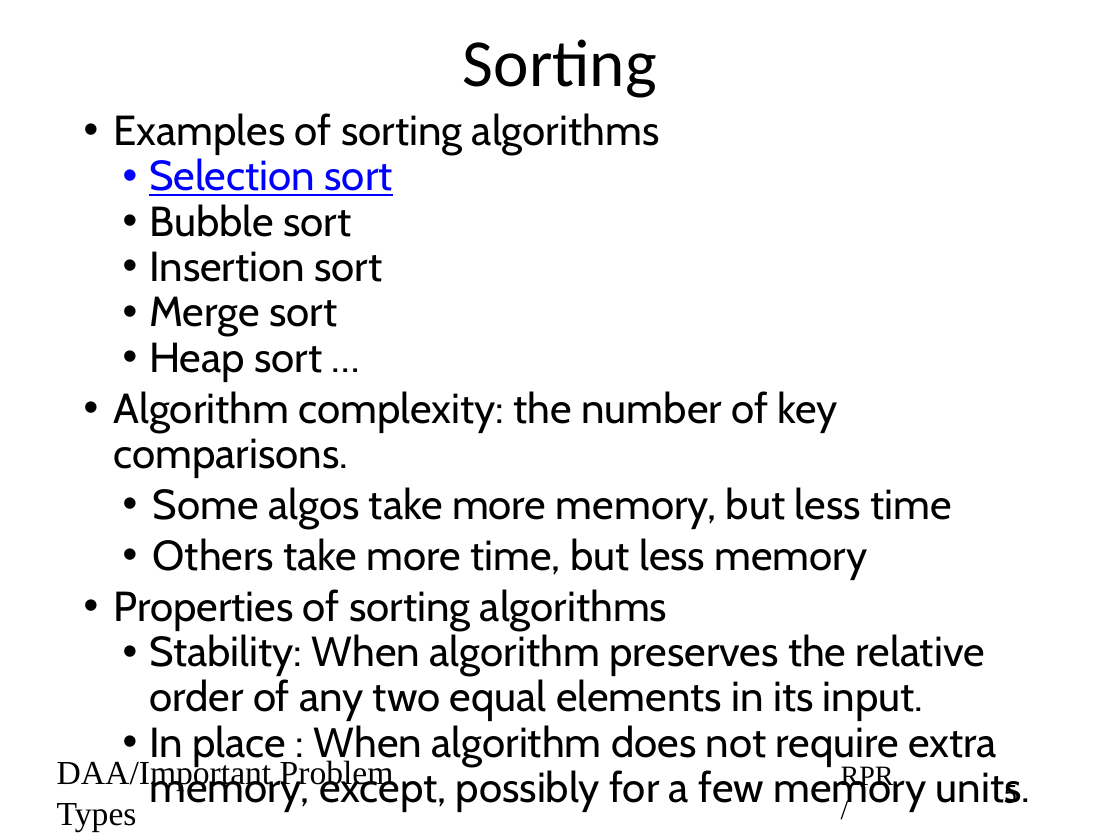
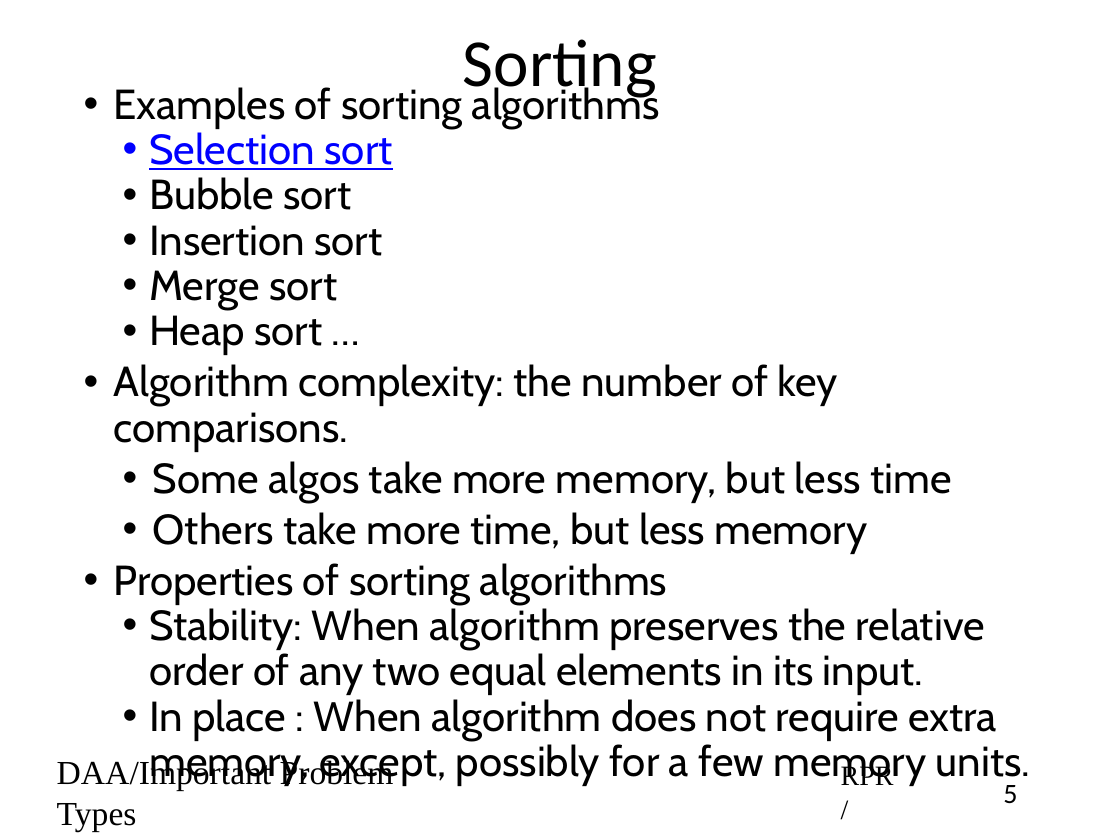
Before and after one commit to rprustagi/2019-17CS43-DAA, a slide deck: slide 5 of Slides-RPR/2019-H1-DAA-L08-Important-Problem-Types.pptx. Drawn at 1120x840 pixels with LibreOffice and Linux fonts; fonts in the diff are those of the drawing. Boxes give left, top, right and bottom in pixels: in the first picture for what was removed or moved away, otherwise in the second. Text is boxed around its words. In the diff, an @@ line names an element or a change of style, - is before the commit and + after.

```diff
--- a/Slides-RPR/2019-H1-DAA-L08-Important-Problem-Types.pptx
+++ b/Slides-RPR/2019-H1-DAA-L08-Important-Problem-Types.pptx
@@ text "Examples of sorting algorithms": place and size @@
-text "Examples of sorting algorithms" at box(114, 113, 1030, 812)
+text "Examples of sorting algorithms" at box(114, 84, 1030, 786)
```
Also in this commit, not shown: 2 other slides changed, 11 other files.
